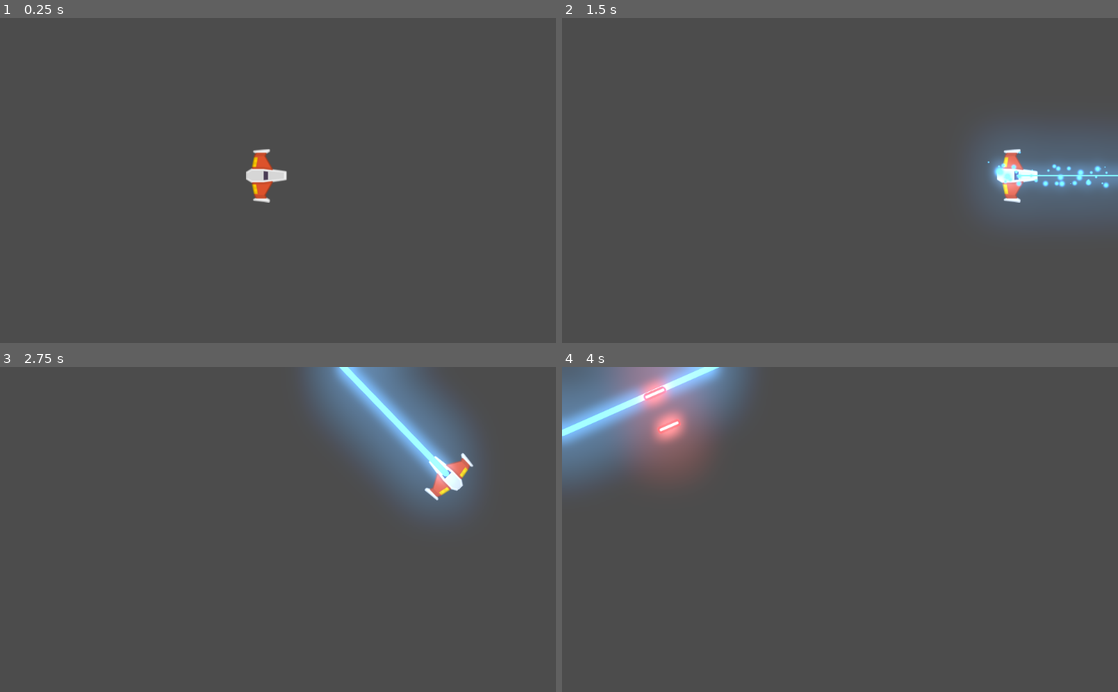
Above: before the commit, frames 1-4 (two rows, left to right).
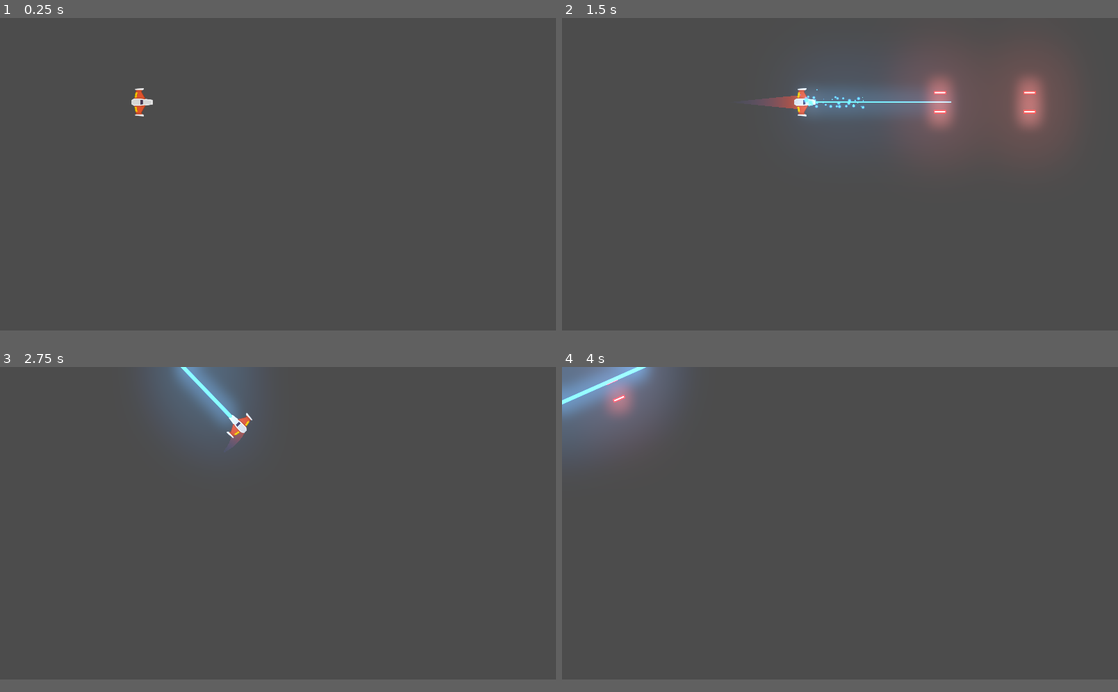
Above: after the commit, the same moments.

Repository: NoeliaSS/Meteoritos_Juego
Game: Godot game, scene res://Juego/Niveles/NivelTest.tscn
The game is run twice, just before and just after one commit, with the same random seed, the same clock (stepped at 60 frames per second) and the same inputs.
Inputs (mouse positions are in pixels of both pictures, inside the frame that each line leads up to):
- Up to frame 1 (0.25 s): no input
- Up to frame 2 (1.5 s): tap Enter at 0.5 s; move the mouse to (962, 164) at 0.52 s; hold W (mover_adelante) 0.53-1.28 s; hold Space (disparo_principal) 0.53-1.28 s; move the mouse to (728, 196) at 1.27 s; hold S (mover_atras) from 1.28 s (still down); click (728, 196) at 1.35 s
- Up to frame 3 (2.75 s): move the mouse to (333, 458) at 2.02 s; release S (mover_atras) at 2.03 s; hold W (mover_adelante) from 2.03 s (still down); hold A (rotar_antihorario) from 2.03 s (still down)
- Up to frame 4 (4 s): move the mouse to (812, 594) at 2.77 s; release A (rotar_antihorario) at 2.78 s; tap D (rotar_horario) at 2.85 s; move the mouse to (1006, 578) at 3.52 s; release W (mover_adelante) at 3.53 s; hold S (mover_atras) from 3.53 s (still down); hold Space (disparo_principal) from 3.53 s (still down)
In our replay, the window is 800x468 before the commit and 800x450 after it. These sizes can differ from the game's own. Grey fills any space a smaller window leaves; there, only what the larger window draws over its background counts as a difference.

The runs differ from the first frame. In frame 1, 0.8% of the frame differs, in the area x 23-52%, y 21-57%; in frame 2, 13%, in the area x 35-100%, y 13-62%; in frame 3, 13%; in frame 4, 9.3%.

Commit message:
Ajustes del proyecto
*También se agrega Proyectil Player y Enemigo y efectos visuales

Diff:
--- /dev/null
+++ b/Juego/Naves/Player/Estela/Trail2D.gd
@@ -0,0 +1,113 @@
+# Draws a 2D trail using Godot's `Line2D`.
+#
+# Instantiate `Trail2D` as a child of a moving node to use it. To control the color, width curve,
+# texture, or trail width, use parameters from the `Line2D` class.
+tool
+
+class_name Estela
+extends Line2D
+
+export var is_emitting := false setget set_emitting
+
+# Distance in pixels between vertices. A higher resolution leads to more details.
+export var resolution := 5.0
+# Life of each point in seconds before it is deleted.
+export var lifetime := 0.5
+# Maximum number of points allowed on the curve.
+export var max_points := 100
+
+# Optional path to the target node to follow. If not set, the instance follows its parent.
+export var target_path: NodePath
+
+var _points_creation_time := []
+var _last_point := Vector2.ZERO
+var _clock := 0.0
+var _offset := 0.0
+
+onready var target: Node2D = get_node_or_null(target_path)
+
+##setters y Getters
+func set_max_points(valor: int) -> void:
+	max_points = valor
+
+func _ready() -> void:
+	if not target:
+		target = get_parent() as Node2D
+
+	if Engine.editor_hint:
+		set_process(false)
+		return
+
+	_offset = position.length()
+	set_as_toplevel(true)
+	clear_points()
+	position = Vector2.ZERO
+	_last_point = to_local(target.global_position) + calculate_offset()
+
+
+func _get_configuration_warning() -> String:
+	var warning := "Missing Target node: assign a Node that extends Node2D in the Target Path or make the Trail a child of a parent that extends Node2D"
+	if target:
+		warning = ""
+	return warning
+
+
+func _process(delta: float) -> void:
+	_clock += delta
+	remove_older()
+
+	if not is_emitting:
+		return
+
+	# Adding new points if necessary.
+	var desired_point := to_local(target.global_position)
+	var distance: float = _last_point.distance_to(desired_point)
+	if distance > resolution:
+		add_timed_point(desired_point, _clock)
+
+
+# Creates a new point and stores its creation time.
+func add_timed_point(point: Vector2, time: float) -> void:
+	add_point(point + calculate_offset())
+	_points_creation_time.append(time)
+	_last_point = point
+	if get_point_count() > max_points:
+		remove_first_point()
+
+
+# Calculates the offset of the trail from its target.
+func calculate_offset() -> Vector2:
+	return - 1.0 * polar2cartesian(1.0, target.rotation).rotated(- PI / 2) * _offset
+
+
+# Removes the first point in the line and the corresponding time.
+func remove_first_point() -> void:
+	if get_point_count() > 1:
+		remove_point(0)
+	_points_creation_time.pop_front()
+
+
+# Remove points older than `lifetime`.
+func remove_older() -> void:
+	for creation_time in _points_creation_time:
+		var delta = _clock - creation_time
+		if delta > lifetime:
+			remove_first_point()
+		# Points in `_points_creation_time` are ordered from oldest to newest so as soon as a point
+		# isn't older than `lifetime`, we know all remaining points should stay as well.
+		else:
+			break
+
+
+func set_emitting(emitting: bool) -> void:
+	is_emitting = emitting
+	if Engine.editor_hint:
+		return
+
+	if not is_inside_tree():
+		yield(self, "ready")
+
+	if is_emitting:
+		clear_points()
+		_points_creation_time.clear()
+		_last_point = to_local(target.global_position) + calculate_offset()
--- /dev/null
+++ b/Juego/Naves/Player/Estela/Trail2D.tscn
@@ -0,0 +1,17 @@
+[gd_scene load_steps=4 format=2]
+
+[ext_resource path="res://Juego/Naves/Player/Estela/Trail2D.gd" type="Script" id=1]
+
+[sub_resource type="Curve" id=1]
+_data = [ Vector2( 0, 0 ), 0.0, 1.0, 0, 1, Vector2( 1, 1 ), 1.0, 0.0, 1, 0 ]
+
+[sub_resource type="Gradient" id=2]
+colors = PoolColorArray( 0.294118, 0.356863, 0.670588, 0, 0.788235, 0.301961, 0.164706, 1 )
+
+[node name="Trail2D" type="Line2D"]
+points = PoolVector2Array( 0, 0, 32, 0 )
+width_curve = SubResource( 1 )
+default_color = Color( 1, 1, 1, 1 )
+gradient = SubResource( 2 )
+joint_mode = 2
+script = ExtResource( 1 )
--- a/Juego/Naves/Player/Player.gd
+++ b/Juego/Naves/Player/Player.gd
@@ -5,6 +5,7 @@
 ##Atributos Export
 export var potencia_motor:int = 20
 export var potencia_rotacion:int =280
+export var estela_maxima:int = 150
 
 
 ## Atributos
@@ -14,6 +15,7 @@
 ## Atributos Onready
 onready var canion:Canion = $Canion
 onready var laser:RayoLaser = $LaserBeam2D
+onready var estela:Estela = $EstelaPuntoInicio/Trail2D
 
 ## Métodos
 func _unhandled_input(event: InputEvent) -> void:
@@ -23,6 +25,12 @@
 
 	if event.is_action_released("disparo_secundario"):
 		laser.set_is_casting(false)
+
+	#Contro estela
+	if event.is_action_pressed("mover_adelante"):
+		estela.set_max_points(estela_maxima)
+	elif event.is_action_pressed("mover_atras"):
+		estela.set_max_points(0)
 
 func _integrate_forces(_state: Physics2DDirectBodyState) -> void:
 	apply_central_impulse(empuje.rotated(rotation))
--- a/Juego/Naves/Player/Player.tscn
+++ b/Juego/Naves/Player/Player.tscn
@@ -1,9 +1,10 @@
-[gd_scene load_steps=7 format=2]
+[gd_scene load_steps=8 format=2]
 
 [ext_resource path="res://Juego/Naves/Player/player_orange.png" type="Texture" id=1]
 [ext_resource path="res://Juego/Proyectiles/Canion.tscn" type="PackedScene" id=2]
 [ext_resource path="res://Juego/Naves/Player/Player.gd" type="Script" id=3]
 [ext_resource path="res://Juego/Proyectiles/LaserBeam/LaserBeam2D.tscn" type="PackedScene" id=4]
+[ext_resource path="res://Juego/Naves/Player/Estela/Trail2D.tscn" type="PackedScene" id=5]
 
 [sub_resource type="PhysicsMaterial" id=1]
 friction = 0.0
@@ -12,6 +13,9 @@
 radius = 38.7746
 
 [node name="Player" type="RigidBody2D"]
+z_index = 50
+z_as_relative = false
+collision_mask = 22
 physics_material_override = SubResource( 1 )
 gravity_scale = 0.0
 can_sleep = false
@@ -39,6 +43,19 @@
 position = Vector2( 1.75, -0.125 )
 
 [node name="LaserBeam2D" parent="." instance=ExtResource( 4 )]
+position = Vector2( 37.524, -0.0778065 )
+
+[node name="EstelaPuntoInicio" type="Position2D" parent="."]
+position = Vector2( -10.6186, -0.117985 )
+
+[node name="Trail2D" parent="EstelaPuntoInicio" instance=ExtResource( 5 )]
+position = Vector2( 0.235966, 0.0375443 )
+points = PoolVector2Array( 0, 0, 60, 0 )
+width = 50.0
+is_emitting = true
+lifetime = 0.6
+max_points = 150
+target_path = NodePath("..")
 
 [connection signal="timeout" from="Canion/TimerEnfriamineto" to="Canion" method="_on_TimerEnfriamineto_timeout"]
 
--- a/Juego/Proyectil.tscn
+++ b/Juego/Proyectil.tscn
@@ -1,9 +1,16 @@
-[gd_scene load_steps=3 format=2]
+[gd_scene load_steps=4 format=2]
 
 [ext_resource path="res://Juego/Proyectiles/proyectil_player.png" type="Texture" id=1]
 [ext_resource path="res://Juego/Proyectil.gd" type="Script" id=2]
 
+[sub_resource type="CapsuleShape2D" id=1]
+radius = 6.9522
+height = 31.073
+
 [node name="Proyectil" type="Area2D"]
+z_as_relative = false
+collision_layer = 0
+collision_mask = 0
 script = ExtResource( 2 )
 
 [node name="Sprite" type="Sprite" parent="."]
@@ -13,7 +20,11 @@
 texture = ExtResource( 1 )
 
 [node name="CollisionShape2D" type="CollisionShape2D" parent="."]
+rotation = 1.5708
+shape = SubResource( 1 )
 
 [node name="VisibilityNotifier2D" type="VisibilityNotifier2D" parent="."]
+position = Vector2( -0.0441989, -2.38419e-07 )
+scale = Vector2( 2.33024, 0.460831 )
 
 [connection signal="screen_exited" from="VisibilityNotifier2D" to="." method="_on_VisibilityNotifier2D_screen_exited"]
--- a/Juego/Proyectiles/Canion.tscn
+++ b/Juego/Proyectiles/Canion.tscn
@@ -1,7 +1,7 @@
 [gd_scene load_steps=4 format=2]
 
 [ext_resource path="res://Juego/Proyectiles/Canion.gd" type="Script" id=1]
-[ext_resource path="res://Juego/Proyectil.tscn" type="PackedScene" id=2]
+[ext_resource path="res://Juego/Proyectiles/ProyectilPlayer.tscn" type="PackedScene" id=2]
 [ext_resource path="res://Juego/Proyectiles/laser.tres" type="AudioStream" id=3]
 
 [node name="Canion" type="Node2D"]
--- a/Juego/Proyectiles/LaserBeam/LaserBeam2D.tscn
+++ b/Juego/Proyectiles/LaserBeam/LaserBeam2D.tscn
@@ -62,6 +62,7 @@
 color_ramp = SubResource( 2 )
 
 [node name="LaserBeam2D" type="RayCast2D"]
+z_index = 41
 enabled = true
 cast_to = Vector2( 0, 0 )
 script = ExtResource( 2 )
--- /dev/null
+++ b/Juego/Proyectiles/ProyectilEnemigo.tscn
@@ -0,0 +1,23 @@
+[gd_scene load_steps=4 format=2]
+
+[ext_resource path="res://Juego/Proyectiles/ProyectilPlayer.tscn" type="PackedScene" id=1]
+[ext_resource path="res://Juego/Proyectiles/proyectil_enemigo.png" type="Texture" id=2]
+
+[sub_resource type="CapsuleShape2D" id=1]
+radius = 6.6875
+height = 24.0
+
+[node name="ProyectilEnemigo" instance=ExtResource( 1 )]
+z_index = 39
+z_as_relative = true
+collision_layer = 16
+collision_mask = 5
+
+[node name="Sprite" parent="." index="0"]
+modulate = Color( 0, 1.3, 0.34, 1 )
+position = Vector2( 0, 0.0787468 )
+scale = Vector2( 1, 1 )
+texture = ExtResource( 2 )
+
+[node name="CollisionShape2D" parent="." index="1"]
+shape = SubResource( 1 )
--- /dev/null
+++ b/Juego/Proyectiles/ProyectilPlayer.tscn
@@ -0,0 +1,20 @@
+[gd_scene load_steps=3 format=2]
+
+[ext_resource path="res://Juego/Proyectil.tscn" type="PackedScene" id=1]
+
+[sub_resource type="CapsuleShape2D" id=1]
+radius = 7.28051
+height = 32.0763
+
+[node name="ProyectilPlayer" instance=ExtResource( 1 )]
+z_index = 40
+collision_layer = 8
+collision_mask = 6
+
+[node name="CollisionShape2D" parent="." index="1"]
+position = Vector2( -0.0936432, 0 )
+shape = SubResource( 1 )
+
+[node name="VisibilityNotifier2D" parent="." index="2"]
+position = Vector2( -0.0468268, 0.280933 )
+scale = Vector2( 2.0254, 0.372584 )
--- a/project.godot
+++ b/project.godot
@@ -13,6 +13,11 @@
 "class": "Canion",
 "language": "GDScript",
 "path": "res://Juego/Proyectiles/Canion.gd"
+}, {
+"base": "Line2D",
+"class": "Estela",
+"language": "GDScript",
+"path": "res://Juego/Naves/Player/Estela/Trail2D.gd"
 }, {
 "base": "Node2D",
 "class": "Nivel",
@@ -36,6 +41,7 @@
 } ]
 _global_script_class_icons={
 "Canion": "",
+"Estela": "",
 "Nivel": "",
 "Player": "",
 "Proyectil": "",
@@ -44,13 +50,24 @@
 
 [application]
 
-config/name="Meteoritos_Juego"
+config/name="Meteoritos_"
 run/main_scene="res://Juego/Niveles/NivelTest.tscn"
-config/icon="res://icon.png"
+config/icon="res://TemporalAssets/spaces hooter/PNG/playerShip1_orange.png"
 
 [autoload]
 
 Eventos="*res://Juego/Autoloads/Eventos.gd"
+
+[display]
+
+window/size/width=1920
+window/size/height=1080
+window/size/resizable=false
+window/size/always_on_top=true
+window/size/test_width=1280
+window/size/test_height=720
+window/stretch/mode="2d"
+window/stretch/aspect="keep"
 
 [input]
 
@@ -89,6 +106,14 @@
  ]
 }
 
+[layer_names]
+
+2d_physics/layer_1="player"
+2d_physics/layer_2="enemigo"
+2d_physics/layer_3="meteorito"
+2d_physics/layer_4="proyectil_player"
+2d_physics/layer_5="proyectil_enemigo"
+
 [physics]
 
 common/enable_pause_aware_picking=true
Binary file added: Juego/Proyectiles/proyectil_enemigo.png
